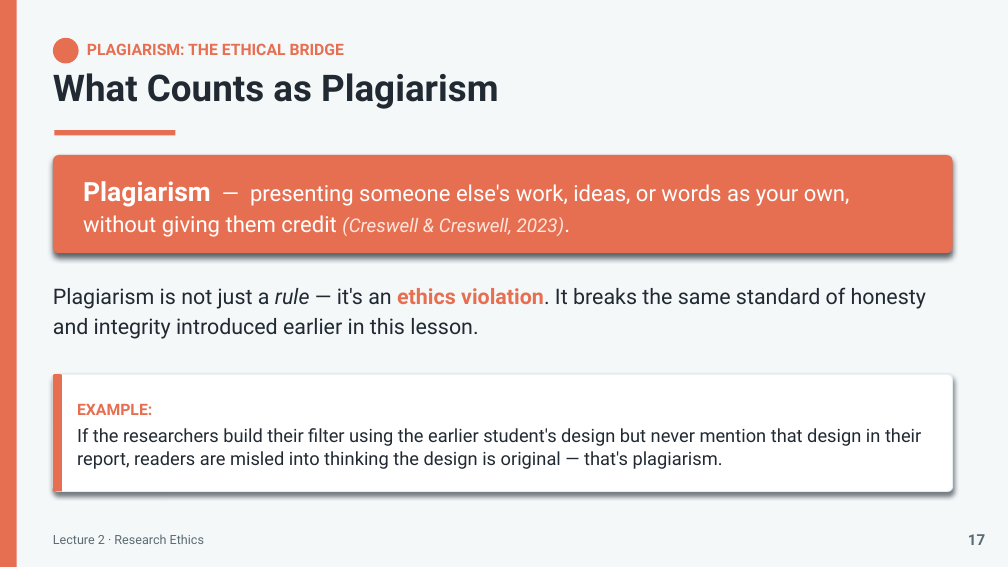
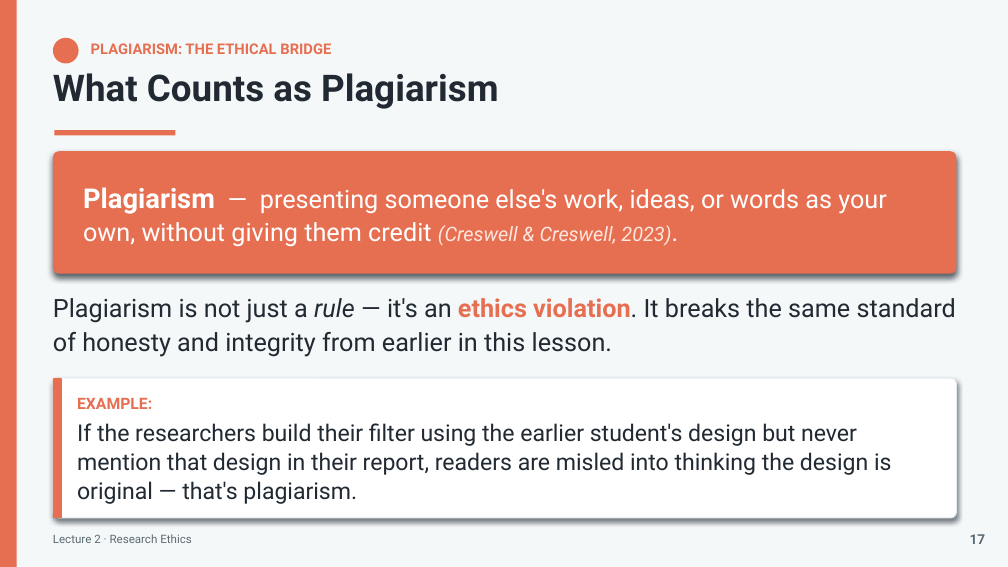
Before and after one commit to lestojas/physics, a slide deck: slide 19 of Lecture2-Research-Ethics.pptx. Drawn at 1008x567 pixels with LibreOffice and Linux fonts; fonts in the diff are those of the drawing. Boxes give left, top, right and bottom in pixels: in the first picture for what was removed or moved away, otherwise in the second. Text is boxed around its words. In the diff, an @@ line names an element or a change of style, - is before the commit and + after.

```diff
--- a/Lecture2-Research-Ethics.pptx
+++ b/Lecture2-Research-Ethics.pptx
@@ text "PLAGIARISM: THE ETHICAL BRIDGE" at [91,43,331,54]: size 15 to 14 pt @@
@@ rounded rectangle: place and size @@
-rounded rectangle at [53,155,953,253]
+rounded rectangle at [53,151,957,274]
@@ rounded rectangle at [53,151,957,274]: proportions changed @@
@@ text "Plagiarism — presenting someone else's ..." at [83,187,887,247]: size 25.2 to 26 pt in "Plagiarism"; size 21 to 24 pt in "— presenting someone else's work, ideas, or ..."; size 18 to 19 pt in "(Creswell & Creswell, 2023)."; line spacing 1.12 to 1.08 @@
@@ text at [53,298,956,357]: text changed; size 20.4 to 24 pt @@
-Plagiarism is not just a rule — it's an ethics violation. It breaks the same standard of honesty and integrity introduced earlier in this lesson.
+Plagiarism is not just a rule — it's an ethics violation. It breaks the same standard of honesty and integrity from earlier in this lesson.
@@ rounded rectangle: place and size @@
-rounded rectangle at [53,374,953,492]
+rounded rectangle at [53,378,957,518]
@@ round same rect: place and size @@
-round same rect at [53,374,62,492]
+round same rect at [53,378,62,518]
@@ text "EXAMPLE:" at [77,398,892,504]: size 17.4 to 22 pt; less space between paragraphs @@
@@ text "Lecture 2 · Research Ethics" at [53,534,192,543]: size 12 to 11 pt @@
@@ text "17" at [970,534,986,544]: size 14.4 to 13 pt @@
```
Also in this commit, not shown: 29 other slides changed, 1 other file.
